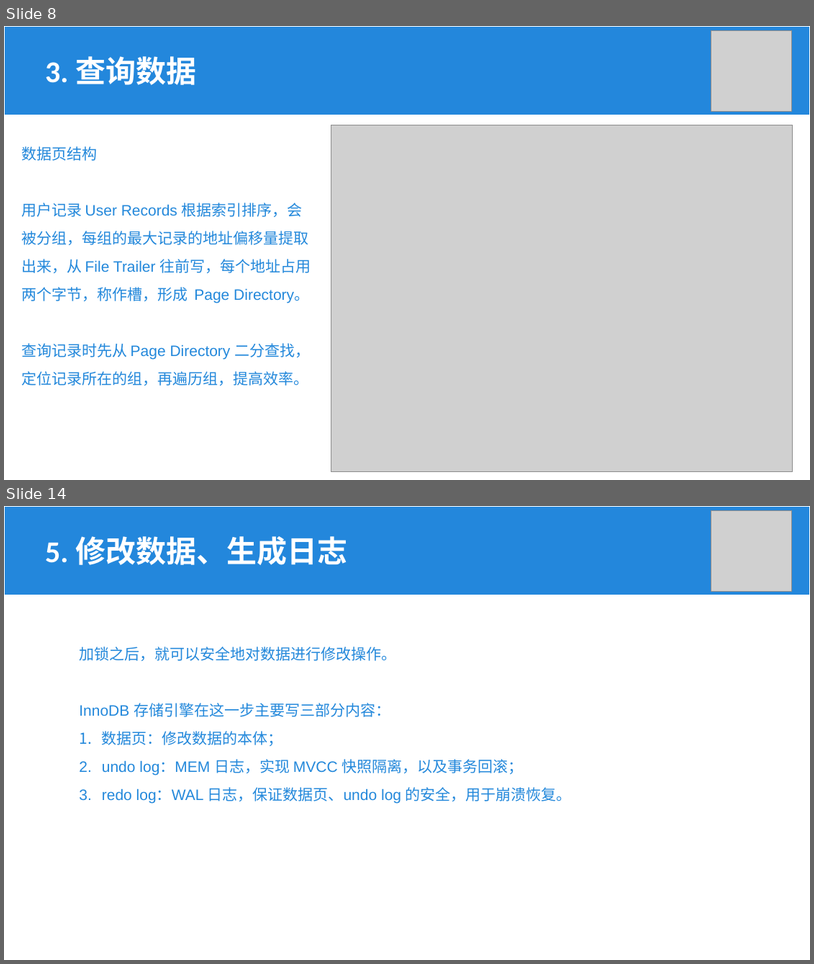
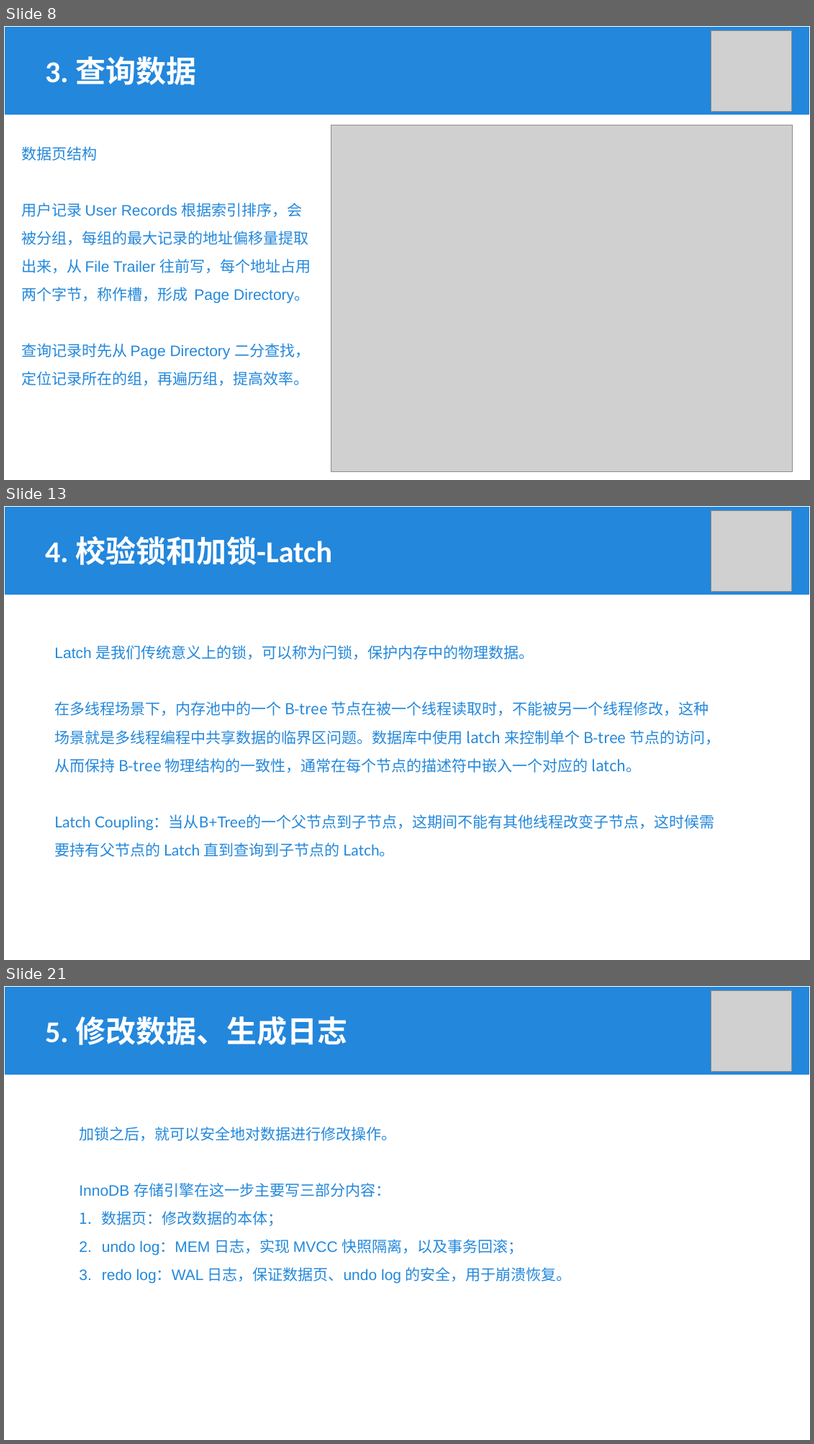
Before and after one commit to Khighness/bplustree, a slide deck: docs/cantai.pptx. Shown one above the other, each under a label of ours: slides 8 and 14 before the commit, slides 8, 13 and 21 after it; the slides between them are not shown. The pictures are 814x964 and 814x1444 pixels, drawn with LibreOffice and Linux fonts; fonts in the diff are those of the drawing; grey boxes stand for pictures. Boxes give left, top, right and bottom in pixels: in the first picture for what was removed or moved away, otherwise in the second. Text is boxed around its words. In the diff, an @@ line names an element or a change of style, - is before the commit and + after.

```diff
--- a/docs/cantai.pptx
+++ b/docs/cantai.pptx
@@ slide 13 added at [4,506,810,960], background #FFFFFF @@
@@ rectangle added at [4,506,810,595], fill #2387DC, outline #FFFFFF 1 pt @@
@@ picture added at [712,510,792,591] @@
@@ text added at [45,536,332,565], 36 pt, text #FFFFFF, bold @@
+4. 校验锁和加锁-Latch
@@ text added at [54,645,720,857], 18 pt, text #2388DB @@
+Latch 是我们传统意义上的锁，可以称为闩锁，保护内存中的物理数据。
+在多线程场景下，内存池中的一个 B-tree 节点在被一个线程读取时，不能被另一个线程修改，这种场景就是多线程编程中共享数据的临界区问题。数据库中使用 latch 来控制单个 B-tree 节点的访问，从而保持 B-tree 物理结构的一致性，通常在每个节点的描述符中嵌入一个对应的 latch。
+Latch Coupling：当从B+Tree的一个父节点到子节点，这期间不能有其他线程改变子节点，这时候需要持有父节点的 Latch 直到查询到子节点的 Latch。
@@ what was slide 14 is now slide 21 @@
```
Also in this commit, not shown: 5 slides changed, 6 other slides added, 1 other file.
